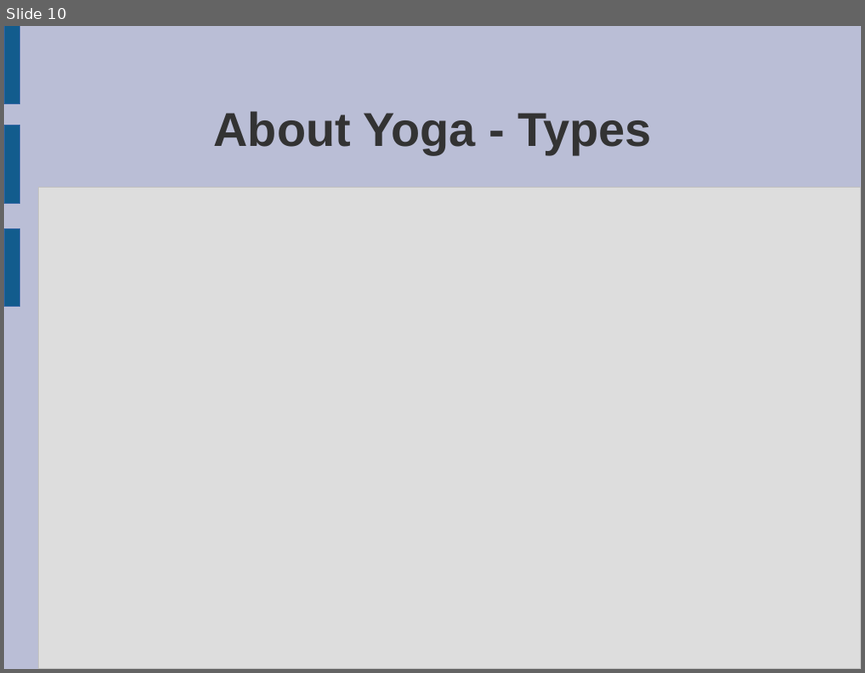
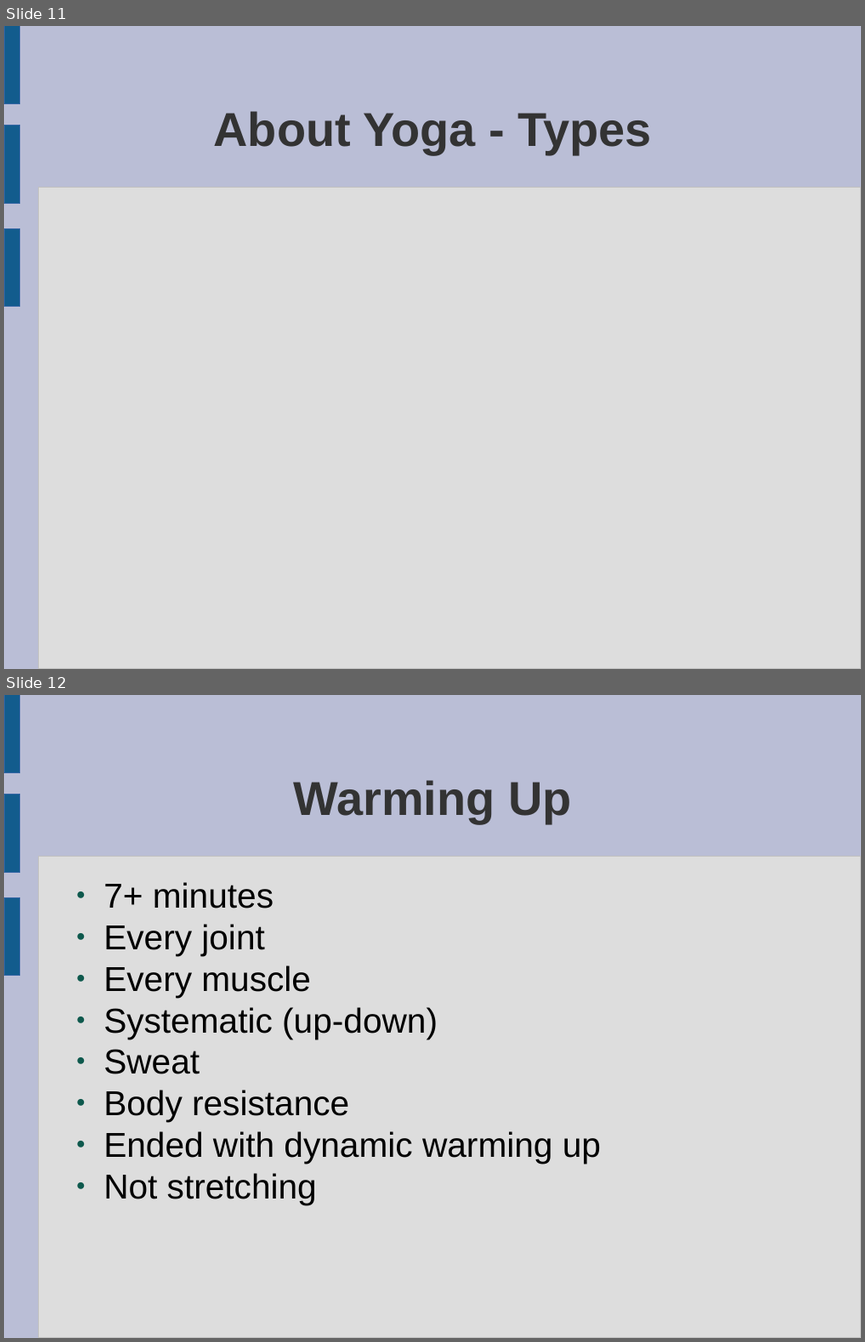
Before and after one commit to peterborkuti/english, a slide deck: yoga_01.odp. Shown one above the other, each under a label of ours: slide 10 before the commit, slides 11 and 12 after it. The pictures are 865x673 and 865x1342 pixels, drawn with LibreOffice and Linux fonts; fonts in the diff are those of the drawing. Boxes give left, top, right and bottom in pixels: in the first picture for what was removed or moved away, otherwise in the second. Text is boxed around its words. In the diff, an @@ line names an element or a change of style, - is before the commit and + after.

```diff
--- a/yoga_01.odp
+++ b/yoga_01.odp
@@ slide 12 added at box(4, 695, 861, 1338), background #BABED6; not listed: 4 template elements that a slide beside it also shows @@
@@ title added at box(294, 780, 571, 823), 44 pt, text #333333, bold @@
+Warming Up
@@ text added at box(103, 882, 601, 1205), 32 pt, text #000000 @@
+● 7+ minutes
+● Every joint
+● Every muscle
+● Systematic (up-down)
+● Sweat
+● Body resistance
+● Ended with dynamic warming up
+● Not stretching
@@ what was slide 10 is now slide 11 @@
```
Also in this commit, not shown: 1 slide changed, 21 other slides added, 1 slide removed.
